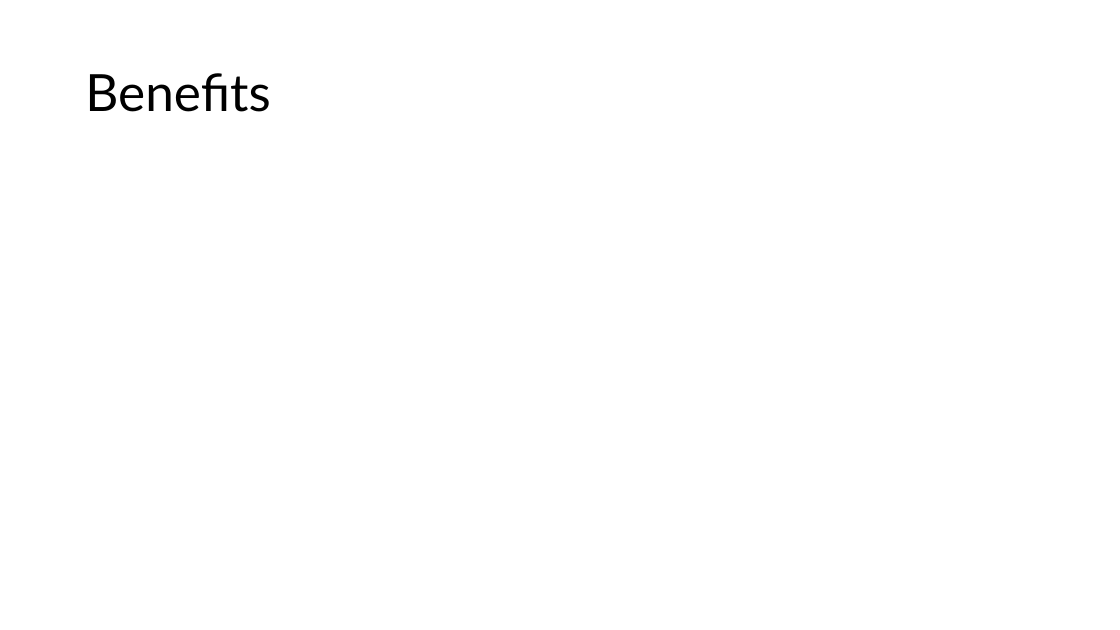
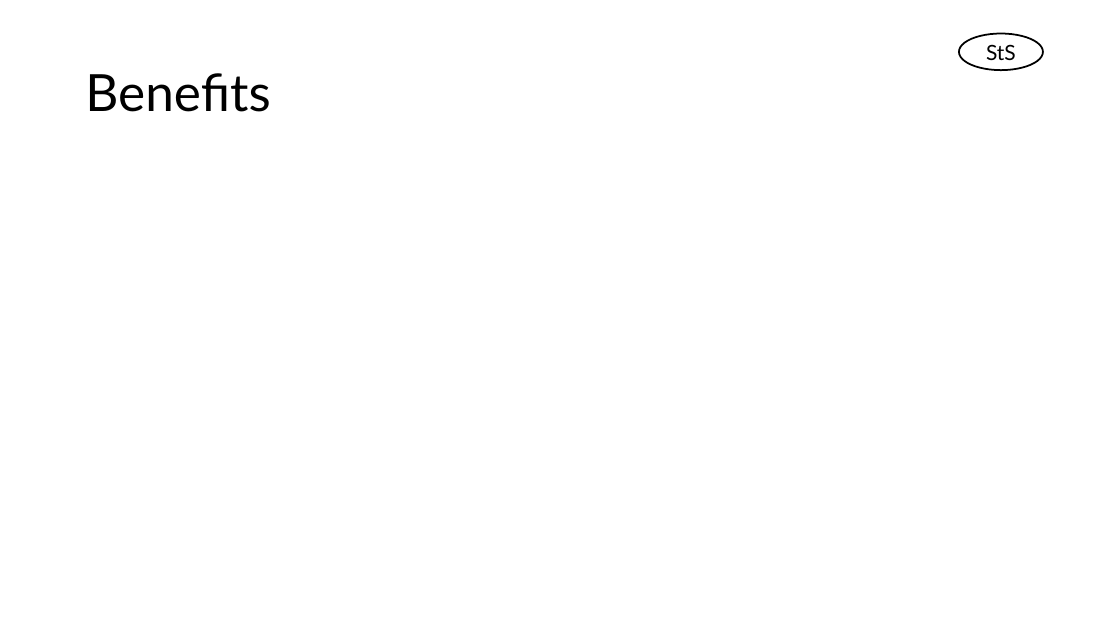
Before and after one commit to Duc1e/Wind-Turbine-Project-GEOG563, a slide deck: slide 9 of Documents/May Presentation.pptx. Drawn at 1120x630 pixels with LibreOffice and Linux fonts; fonts in the diff are those of the drawing. Boxes give left, top, right and bottom in pixels: in the first picture for what was removed or moved away, otherwise in the second. Text is boxed around its words. In the diff, an @@ line names an element or a change of style, - is before the commit and + after.

Commit message:
Update May Presentation Powerpoint

```diff
--- a/Documents/May Presentation.pptx
+++ b/Documents/May Presentation.pptx
@@ ellipse added at (960, 34, 1044, 71), fill #FFFFFF, outline #000000 1.5 pt, 18 pt, text #000000 @@
+StS
```
Also in this commit, not shown: 8 other slides changed, 3 other files.
